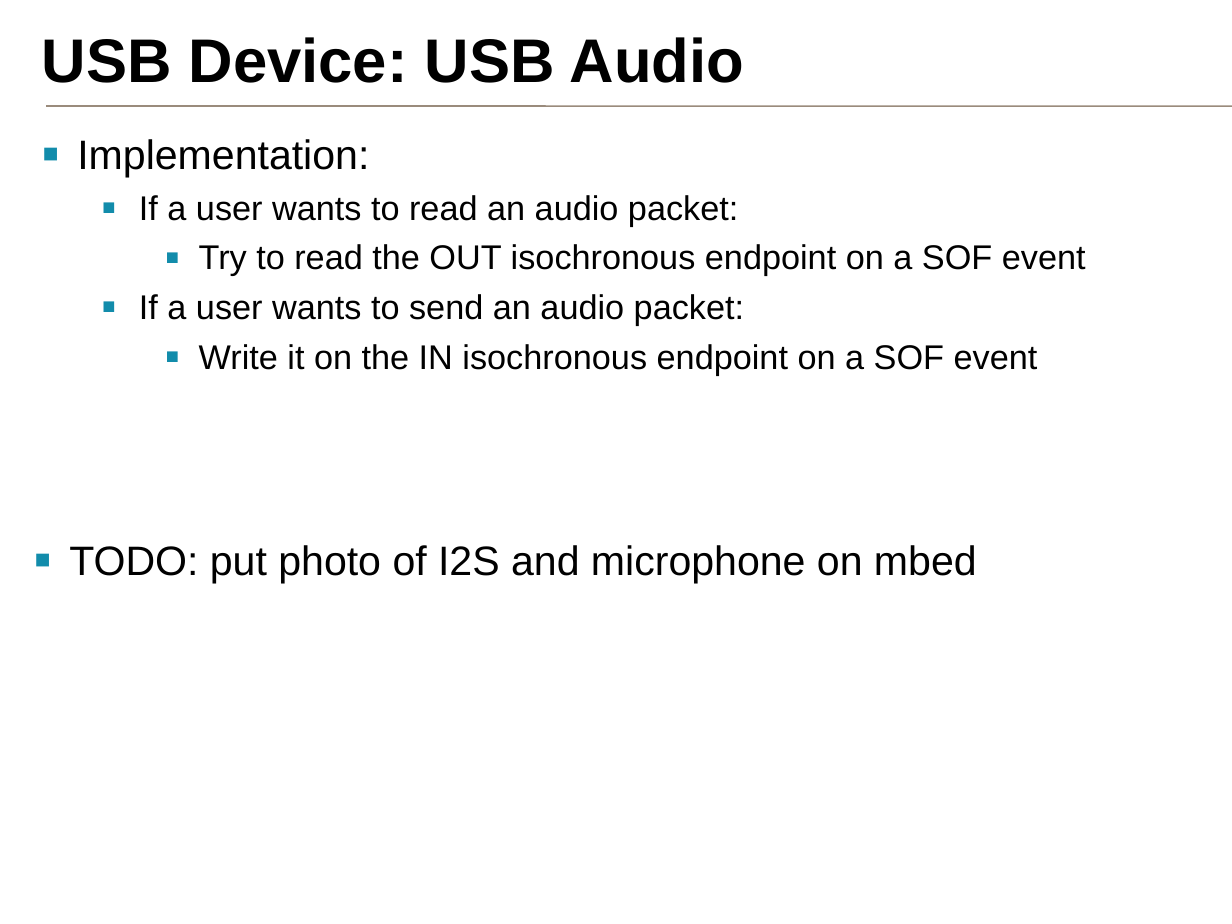
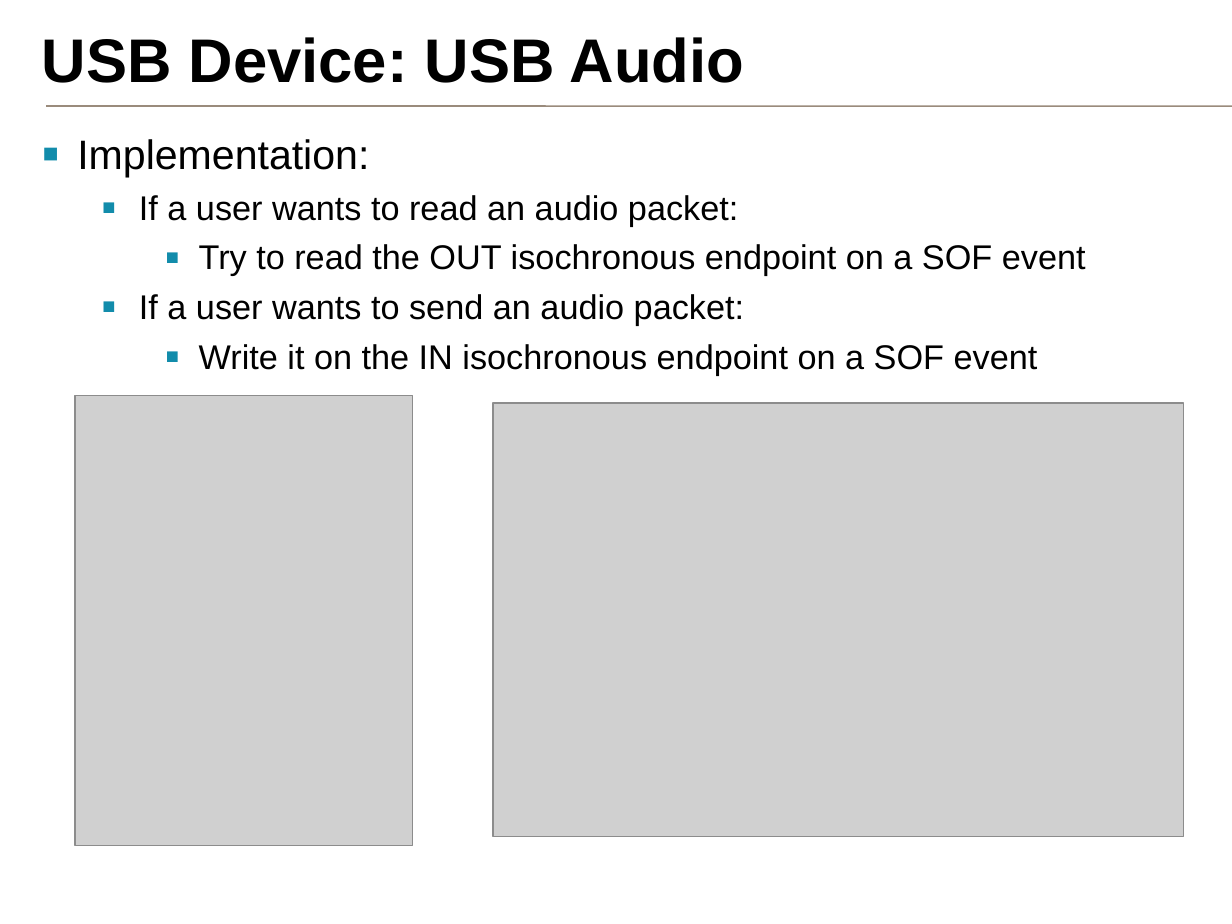
Before and after one commit to samux/ARM-internship-report, a slide deck: slide 24 of presentation_en/pres.pptx (slide 30 before the commit). Drawn at 1232x924 pixels with LibreOffice and Linux fonts; fonts in the diff are those of the drawing; grey boxes stand for pictures; background and template pictures are left out. Boxes give left, top, right and bottom in pixels: in the first picture for what was removed or moved away, otherwise in the second. Text is boxed around its words. In the diff, an @@ line names an element or a change of style, - is before the commit and + after.

Commit message:
modify slides. add photos

```diff
--- a/presentation_en/pres.pptx
+++ b/presentation_en/pres.pptx
@@ picture added at <box>75,395,413,845</box> @@
@@ picture added at <box>493,403,1183,837</box> @@
@@ text removed at <box>69,545,977,583</box> @@
-▪ TODO: put photo of I2S and microphone on mbed
```
Also in this commit, not shown: 10 other slides changed, 6 slides removed, 6 other files.
